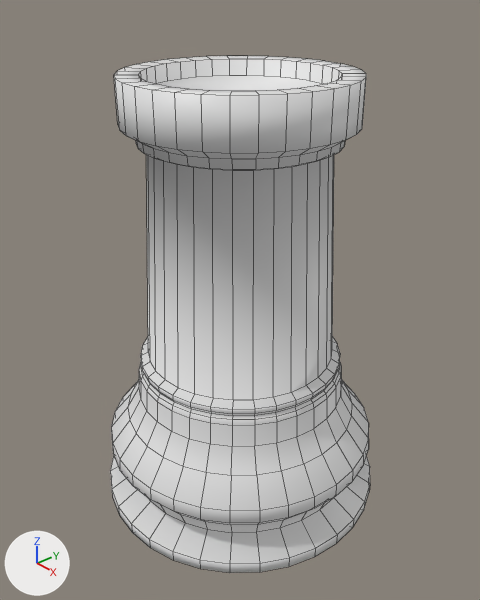
An edit to the Blender file wieza.blend, drawn before and after from the same camera.
The view is the same before and after, from a 50 mm camera at (2.24, -1.95, 1.72) aimed at (0.01, -0.01, 0.2). Every picture has the same lights, and +X, +Y and +Z are marked at lower left. Mesh edges are drawn as thin lines.
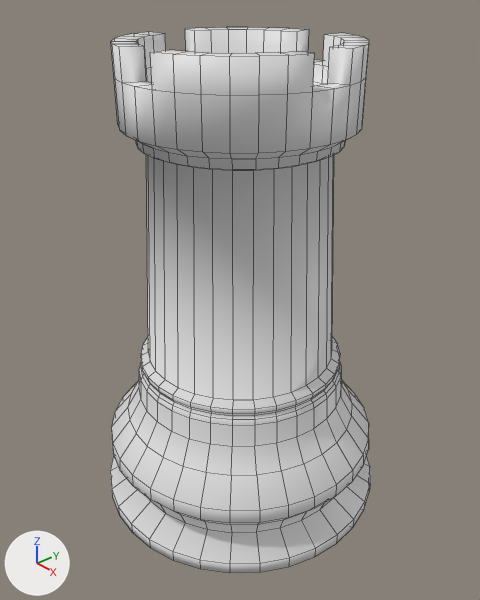
Edits to the bpy script that builds the scene:
```text
Change me_circle_001:
    used by ob_circle; location = (0.0, 0.0, 0.0); scale = (0.488, 0.488, 0.488)
    remove me_circle_001.from_pydata(...)  # 704 vertices, 674 faces; spans x -1.5..1.5, y -1.5..1.5, z -1.9..2.62
    add me_circle_001.from_pydata(...)  # 760 vertices, 730 faces; spans x -1.5..1.5, y -1.5..1.5, z -1.9..2.89
    me_circle_001 part 1
    24 faces are deleted
    56 new vertices lie (0.0, 0.0, 0.27) away from vertices in x -1.07..1.07, y -1.07..1.07, z 2.62
    80 new faces join them
```

Where the change shows, as pixel boxes [x1, y1, x2, y2] in the pictures (480 x 600 px):
'Circle', reshaped: before [110, 56, 370, 573]; after [110, 27, 370, 573]
part 1 of me_circle_001, built on: before [114, 56, 366, 95]; after [111, 27, 369, 95]
